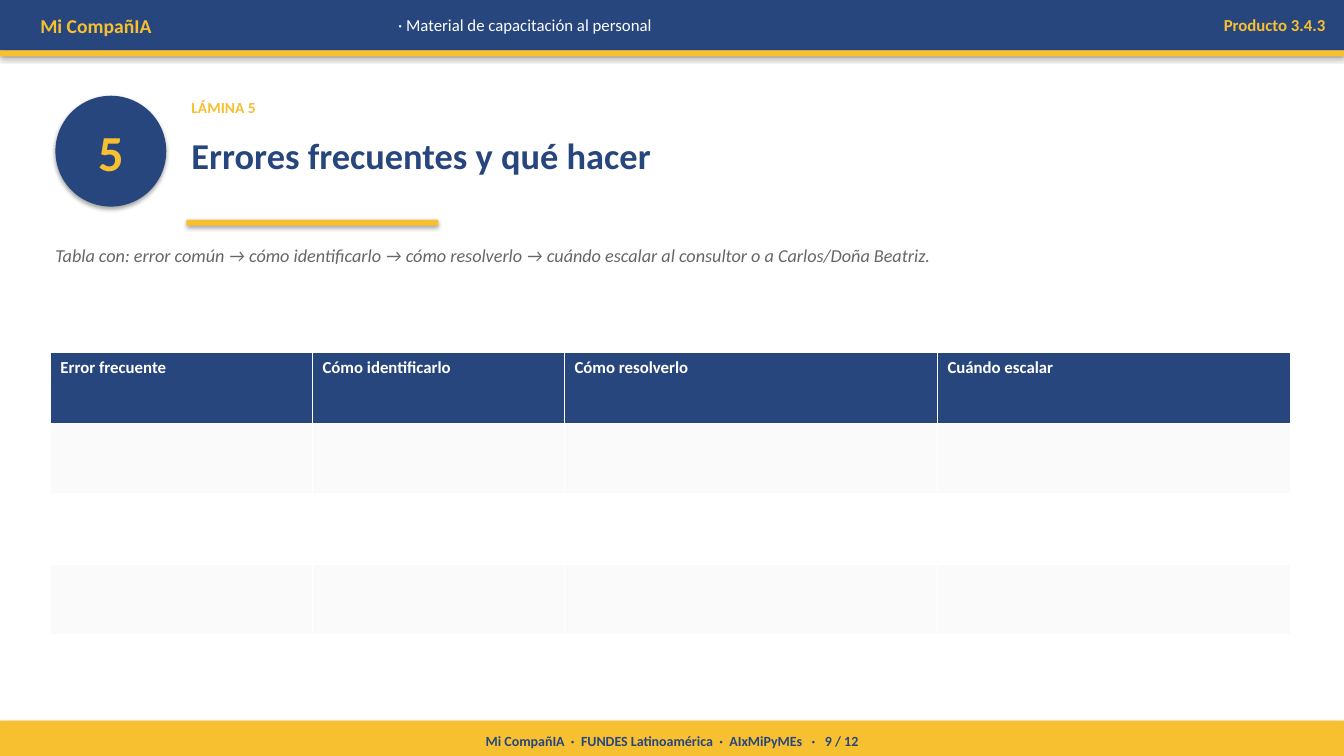
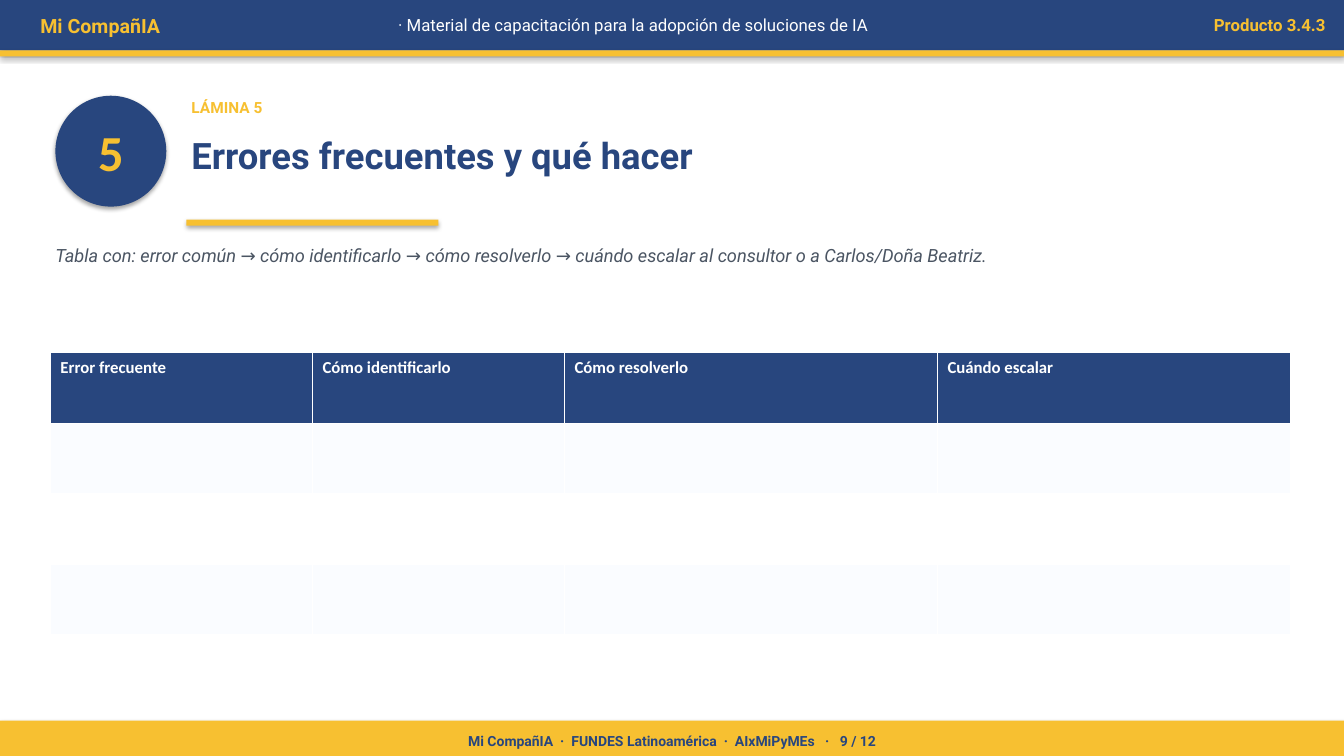
Before and after one commit to oymguerrero/manuales-ec-fundes, a slide deck: slide 9 of estandar-a/templates/3-4-3-material-capacitacion.pptx. Drawn at 1344x756 pixels with LibreOffice and Linux fonts; fonts in the diff are those of the drawing. Boxes give left, top, right and bottom in pixels: in the first picture for what was removed or moved away, otherwise in the second. Text is boxed around its words. In the diff, an @@ line names an element or a change of style, - is before the commit and + after.

```diff
--- a/estandar-a/templates/3-4-3-material-capacitacion.pptx
+++ b/estandar-a/templates/3-4-3-material-capacitacion.pptx
@@ text at [407, 18, 868, 35]: text changed; font Calibri to Roboto @@
-· Material de capacitación al personal
+· Material de capacitación para la adopción de soluciones de IA
@@ text "Tabla con: error común → ..." at [55, 248, 986, 263]: font Calibri to Roboto, text colour #666666 to #4B5563 @@
@@ font Calibri to Roboto in 5 elements at [40, 18, 161, 37], [1214, 18, 1326, 31], [191, 99, 263, 113], [191, 141, 693, 177], [468, 735, 876, 749] @@
```
Also in this commit, not shown: 11 other slides changed, 18 other files.
